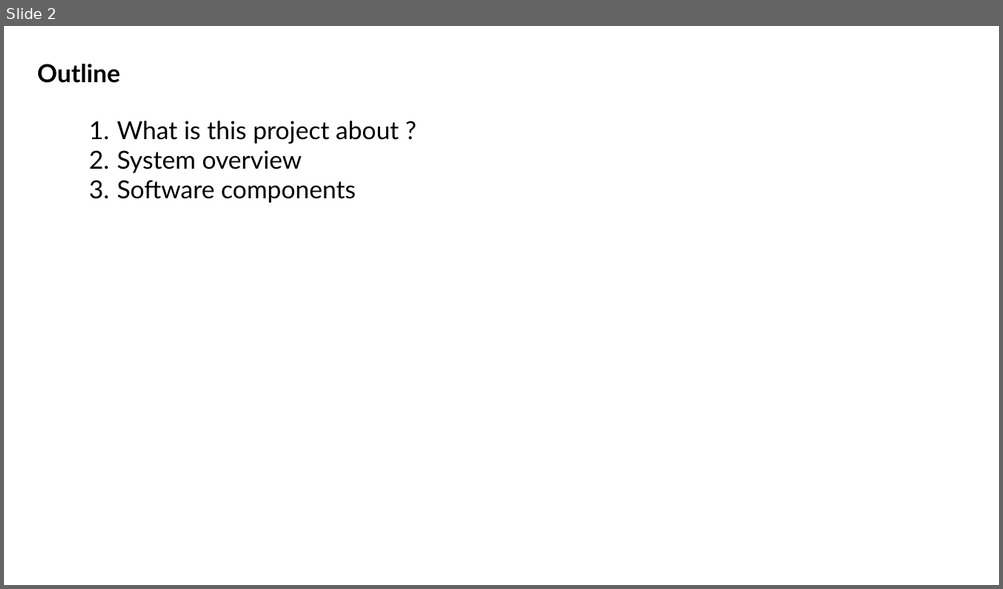
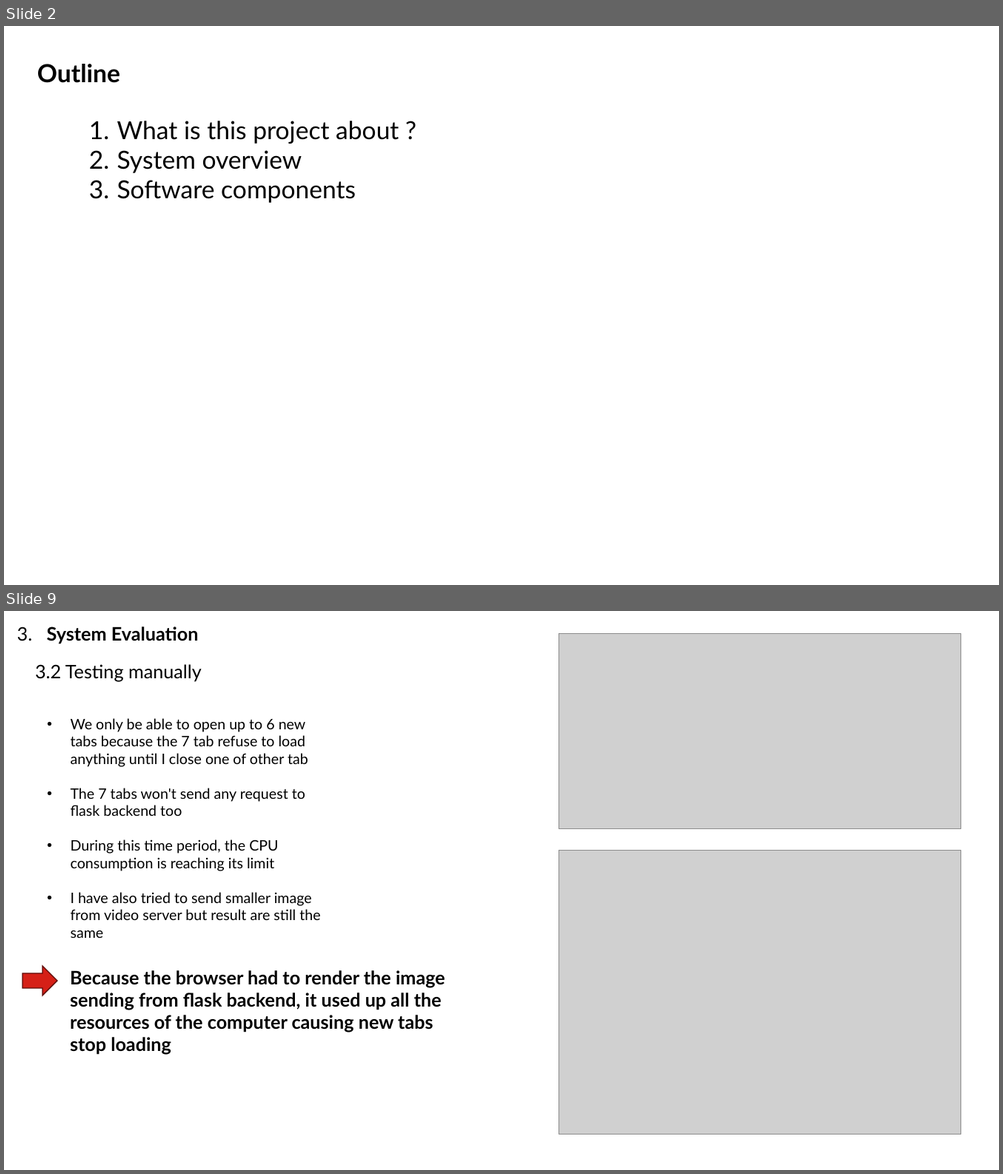
Before and after one commit to truongvanhuy2000/Video-Streaming, a slide deck: Docs/Overview.pptx. Shown one above the other, each under a label of ours: slide 2 before the commit, slides 2 and 9 after it; the slides between them are not shown. The pictures are 1003x589 and 1003x1174 pixels, drawn with LibreOffice and Linux fonts; fonts in the diff are those of the drawing; grey boxes stand for pictures. Boxes give left, top, right and bottom in pixels: in the first picture for what was removed or moved away, otherwise in the second. Text is boxed around its words. In the diff, an @@ line names an element or a change of style, - is before the commit and + after.

```diff
--- a/Docs/Overview.pptx
+++ b/Docs/Overview.pptx
@@ slide 9 added at [4,611,999,1170], background #FFFFFF @@
@@ text added at [17,627,199,644], 18 pt, text #000000, bold @@
+3. System Evaluation
@@ picture added at [559,633,961,829] @@
@@ text added at [35,664,202,681], 18 pt, text #000000 @@
+3.2 Testing manually
@@ text added at [71,718,320,938], 14 pt, text #000000 @@
+• We only be able to open up to 6 new tabs because the 7 tab refuse to load anything until I close one of other tab
+• The 7 tabs won't send any request to flask backend too
+• During this time period, the CPU consumption is reaching its limit
+• I have also tried to send smaller image from video server but result are still the same
@@ picture added at [559,851,961,1134] @@
@@ right arrow added at [22,966,58,996], fill #D52017, outline #5D0E0A 1 pt @@
@@ text added at [70,971,445,1055], 18 pt, text #000000, bold @@
+Because the browser had to render the image sending from flask backend, it used up all the resources of the computer causing new tabs stop loading
```
Also in this commit, not shown: 2 slides changed, 6 other slides added, 5 slides removed, 1 other file.
